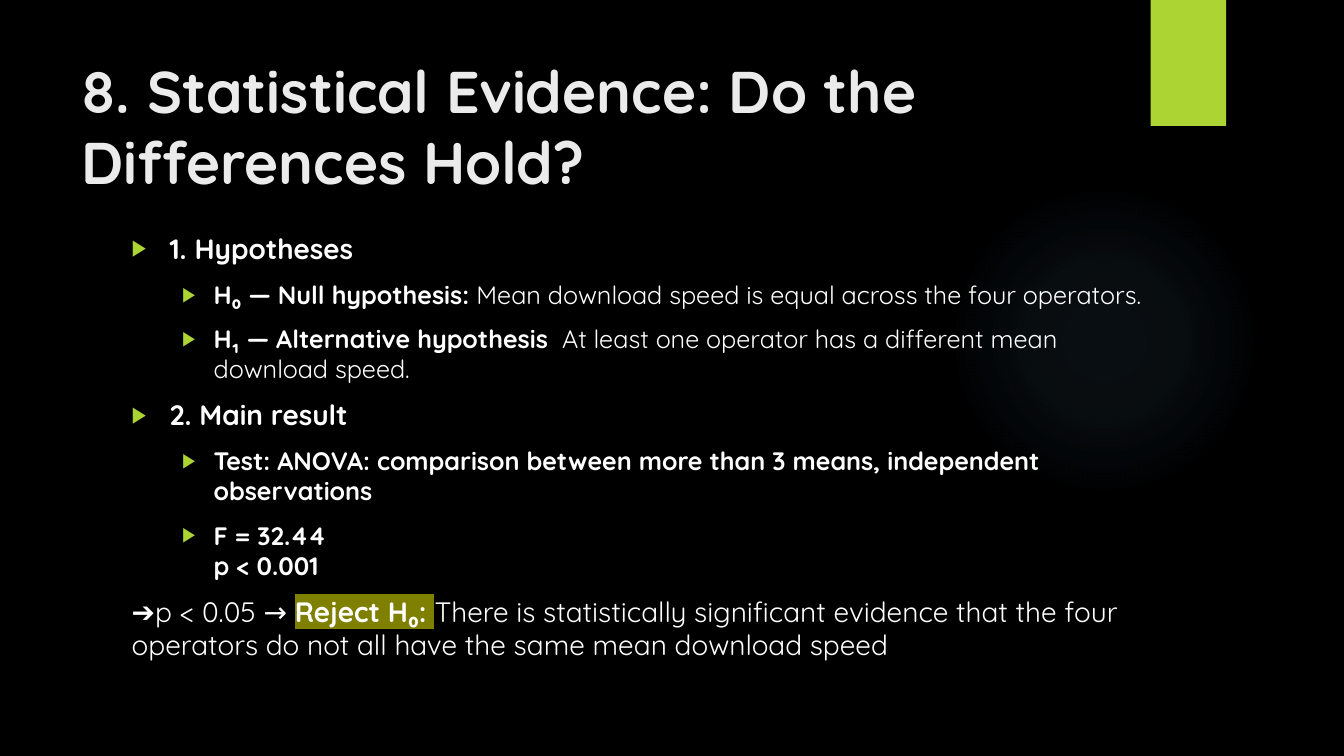
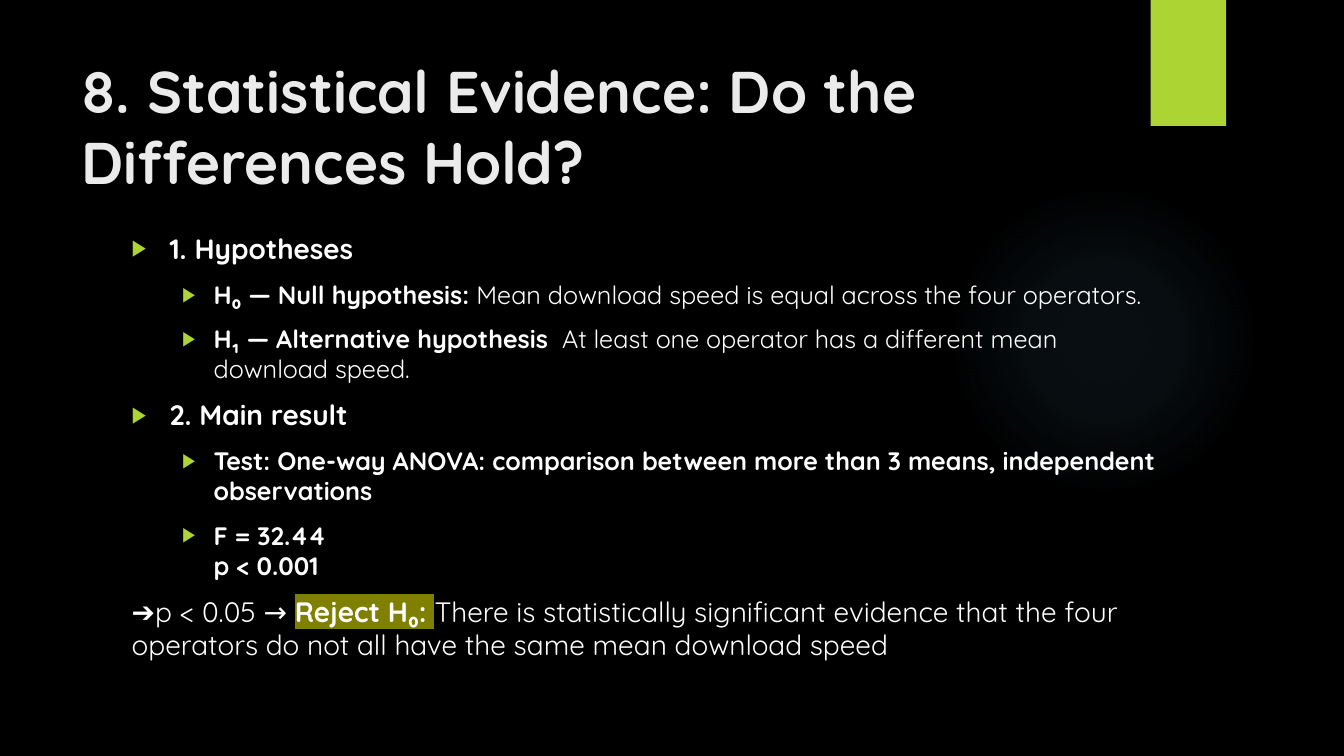
Before and after one commit to zidene306/RNCP-Project, a slide deck: slide 12 of RNCP_presentation_sept26.pptx (slide 11 before the commit). Drawn at 1344x756 pixels with LibreOffice and Linux fonts; fonts in the diff are those of the drawing; background and template pictures are left out. Boxes give left, top, right and bottom in pixels: in the first picture for what was removed or moved away, otherwise in the second. Text is boxed around its words. In the diff, an @@ line names an element or a change of style, - is before the commit and + after.

```diff
--- a/RNCP_presentation_sept26.pptx
+++ b/RNCP_presentation_sept26.pptx
@@ text at [214, 451, 1155, 501]: text changed @@
-  ▶ Test: ANOVA: comparison between more than 3 means, independent observations
+  ▶ Test: One-way ANOVA: comparison between more than 3 means, independent observations
```
Also in this commit, not shown: 13 other slides changed, 1 slide added, 13 other files.
